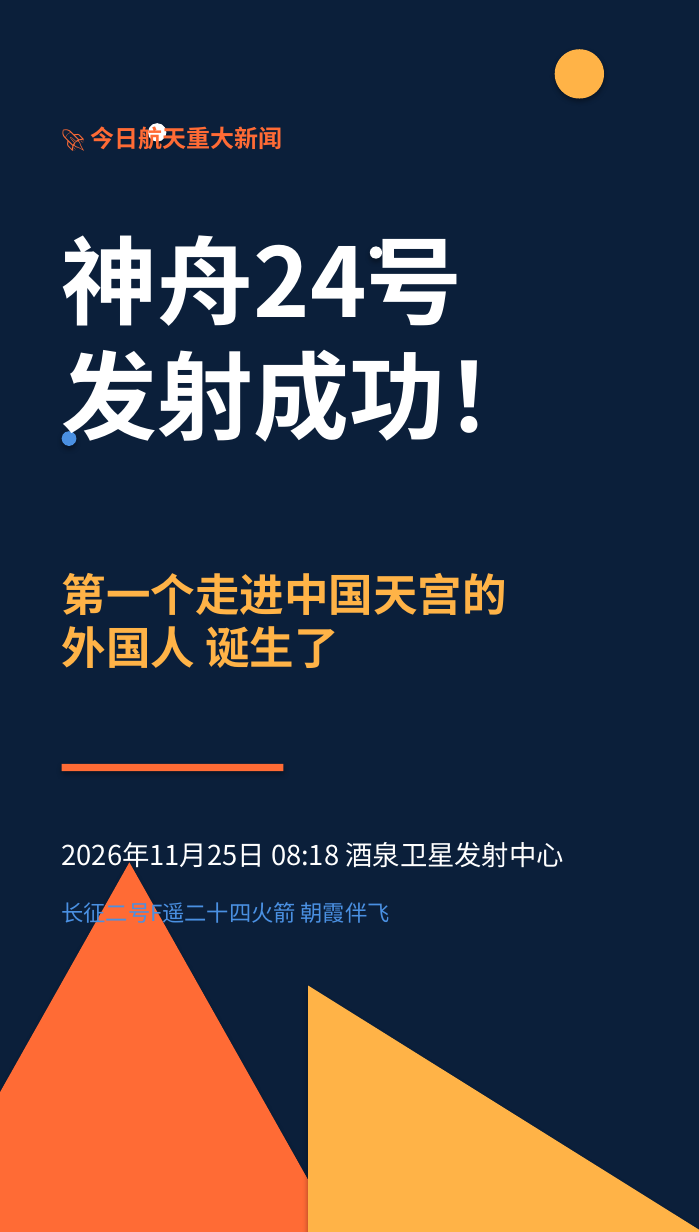
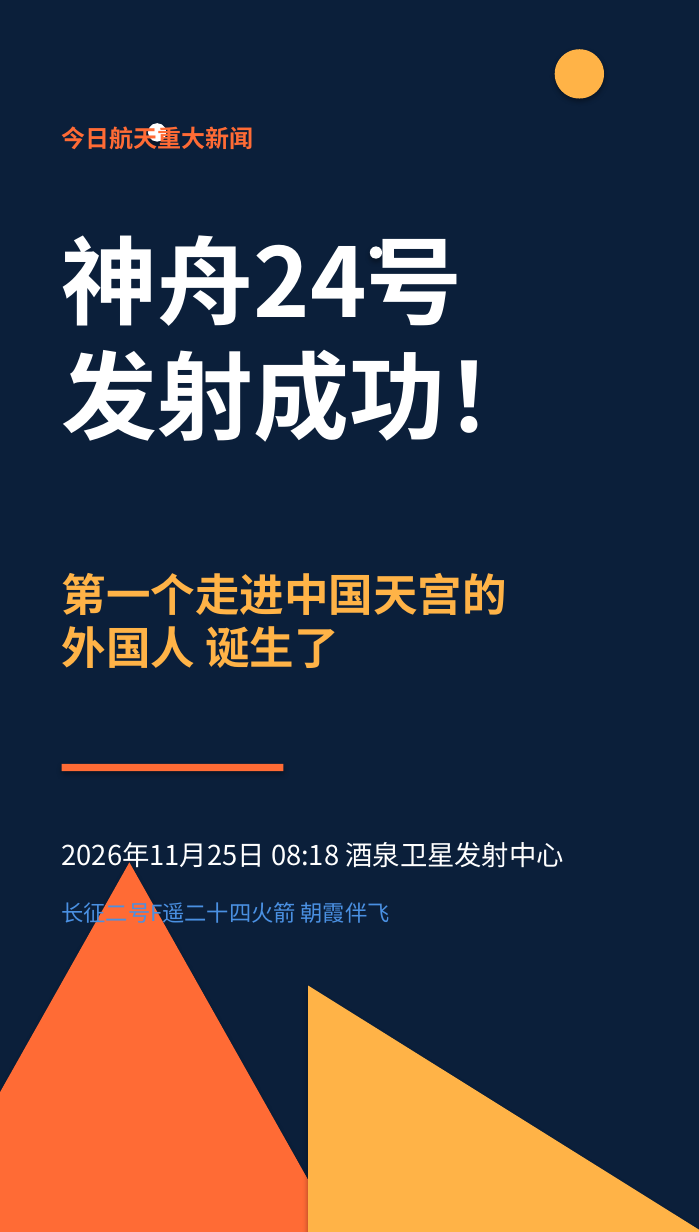
Before and after one commit to mateyes/test, a slide deck: slide 1 of 0zhou/百家号/20261125/神舟24_历史性的早晨.pptx. Drawn at 699x1232 pixels with LibreOffice and Linux fonts; fonts in the diff are those of the drawing. Boxes give left, top, right and bottom in pixels: in the first picture for what was removed or moved away, otherwise in the second. Text is boxed around its words. In the diff, an @@ line names an element or a change of style, - is before the commit and + after.

```diff
--- a/0zhou/百家号/20261125/神舟24_历史性的早晨.pptx
+++ b/0zhou/百家号/20261125/神舟24_历史性的早晨.pptx
@@ text at (x1=62, y1=123, x2=254, y2=149): text changed @@
-🚀 今日航天重大新闻
+今日航天重大新闻
@@ ellipse removed at (x1=62, y1=431, x2=76, y2=446) @@
```
Also in this commit, not shown: 8 other slides changed, 19 other files.
